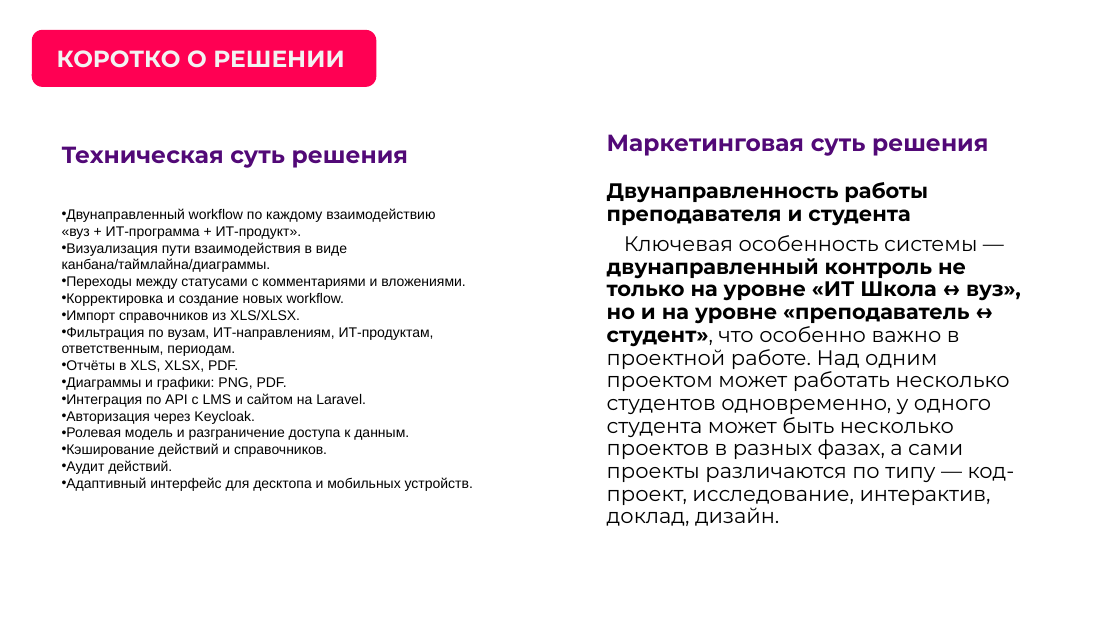
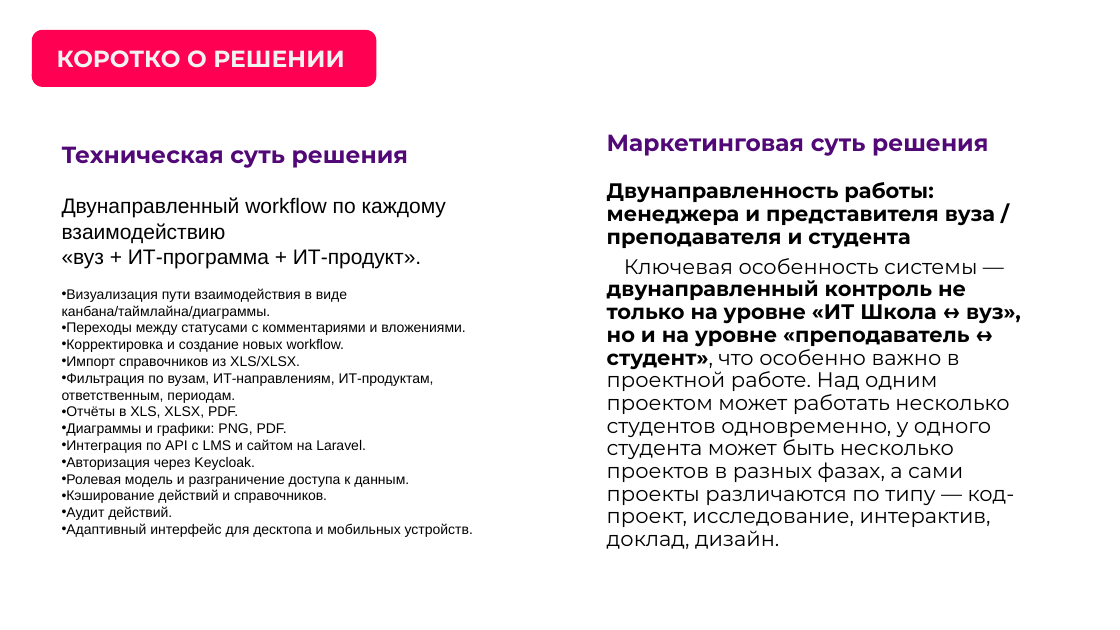
Before and after one commit to steelfeet/905-lct2026, a slide deck: slide 5 of docs/ЛЦТ2026 Мишки Гамми.pptx. Drawn at 1120x630 pixels with LibreOffice and Linux fonts; fonts in the diff are those of the drawing; background and template pictures are left out. Boxes give left, top, right and bottom in pixels: in the first picture for what was removed or moved away, otherwise in the second. Text is boxed around its words. In the diff, an @@ line names an element or a change of style, - is before the commit and + after.

Commit message:
v.0.6.2.lct2026:27 [presentation] [905-lct2026]

```diff
--- a/docs/ЛЦТ2026 Мишки Гамми.pptx
+++ b/docs/ЛЦТ2026 Мишки Гамми.pptx
@@ text "Двунаправленный workflow по каждому взаимодействию": place and size @@
-text "Двунаправленный workflow по каждому взаимодействию" at bbox=[62, 208, 473, 491]
+text "Двунаправленный workflow по каждому взаимодействию" at bbox=[62, 197, 473, 537]
@@ text at bbox=[62, 197, 446, 268]: size 12 to 18 pt in "Двунаправленный workflow по каждому взаимодействию", "«вуз + ИТ-программа + ИТ-продукт»."; bullet • to none @@
@@ text at bbox=[607, 182, 995, 249]: text changed @@
-Двунаправленность работы преподавателя и студента
+Двунаправленность работы: менеджера и представителя вуза / преподавателя и студента
```
Also in this commit, not shown: 1 other slide changed, 4 slides added, 1 slide removed, 1 other file.
